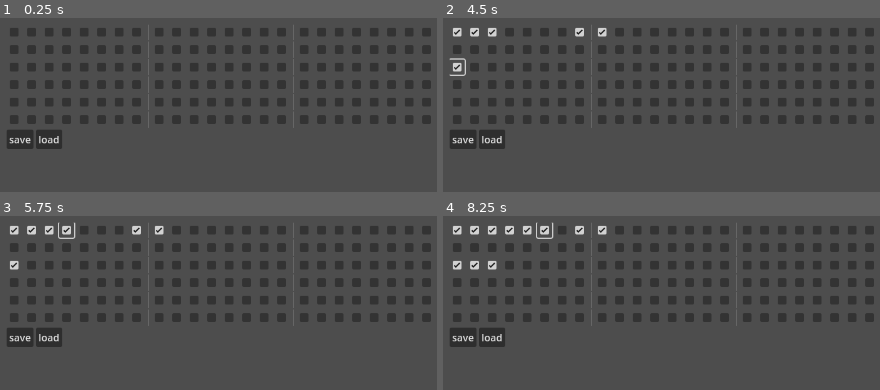
Above: before the commit, frames 1-4 (two rows, left to right).
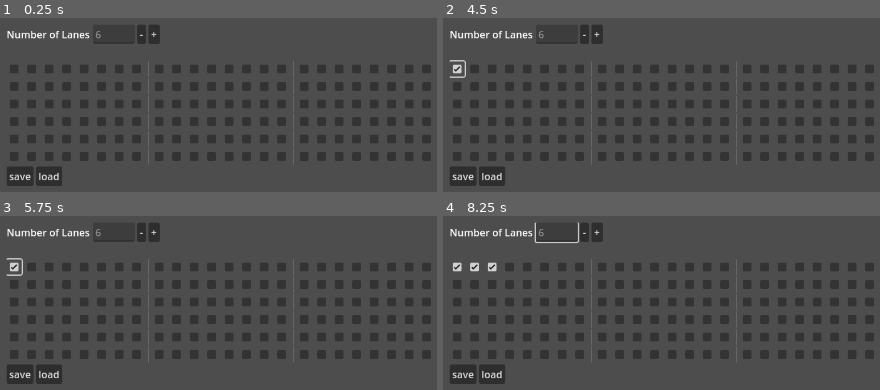
Above: after the commit, the same moments.

Repository: uniqueusername/duck-
Game: Godot game, scene res://scenes/levels/map_editor.tscn
The game is run twice, just before and just after one commit, with the same random seed, the same clock (stepped at 60 frames per second) and the same inputs. This scene is started directly instead of the project's main scene.
Inputs (mouse positions are in pixels of both pictures, inside the frame that each line leads up to):
- Up to frame 1 (0.25 s): no input
- Up to frame 2 (4.5 s): click (582, 33) at 0.5 s, where only the run after the commit has a clickable "-"; click (595, 33) at 1.25 s, where only the run after the commit has a clickable "+"; click (456, 31) at 2.02 s; click (473, 31) at 2.77 s; click (491, 31) at 3.52 s; click (456, 68) at 4.27 s
- Up to frame 3 (5.75 s): click (65, 229) at 5.02 s
- Up to frame 4 (8.25 s): click (473, 266) at 5.77 s; click (526, 229) at 6.52 s; click (491, 266) at 7.27 s; click (543, 229) at 8.02 s

The runs differ from the first frame. In frame 1, 13% of the frame differs, in the area x 1-99%, y 4-97%; in frame 2, 13%; in frame 3, 13%; in frame 4, 14%, in the area x 1-99%, y 3-97%.

Commit message:
add lane count adjuster

Diff:
--- a/scenes/levels/map_editor.tscn
+++ b/scenes/levels/map_editor.tscn
@@ -24,6 +24,28 @@
 layout_mode = 2
 script = ExtResource("1_3udfa")
 file_selector = NodePath("../../../../FileDialog")
+
+[node name="lane_count" type="HBoxContainer" parent="CanvasLayer/MarginContainer/ScrollContainer/editor"]
+layout_mode = 2
+
+[node name="label" type="Label" parent="CanvasLayer/MarginContainer/ScrollContainer/editor/lane_count"]
+layout_mode = 2
+text = "Number of Lanes"
+
+[node name="counter" type="LineEdit" parent="CanvasLayer/MarginContainer/ScrollContainer/editor/lane_count"]
+layout_mode = 2
+text = "6"
+max_length = 2
+editable = false
+expand_to_text_length = true
+
+[node name="minus" type="Button" parent="CanvasLayer/MarginContainer/ScrollContainer/editor/lane_count"]
+layout_mode = 2
+text = "-"
+
+[node name="plus" type="Button" parent="CanvasLayer/MarginContainer/ScrollContainer/editor/lane_count"]
+layout_mode = 2
+text = "+"
 
 [node name="lanes" type="VBoxContainer" parent="CanvasLayer/MarginContainer/ScrollContainer/editor"]
 layout_mode = 2
@@ -66,6 +88,8 @@
 root_subfolder = "res://assets/maps/"
 filters = PackedStringArray("*.tres")
 
+[connection signal="pressed" from="CanvasLayer/MarginContainer/ScrollContainer/editor/lane_count/minus" to="CanvasLayer/MarginContainer/ScrollContainer/editor" method="_on_minus_pressed"]
+[connection signal="pressed" from="CanvasLayer/MarginContainer/ScrollContainer/editor/lane_count/plus" to="CanvasLayer/MarginContainer/ScrollContainer/editor" method="_on_plus_pressed"]
 [connection signal="pressed" from="CanvasLayer/MarginContainer/ScrollContainer/editor/buttons/save" to="CanvasLayer/MarginContainer/ScrollContainer/editor" method="_on_save_pressed"]
 [connection signal="pressed" from="CanvasLayer/MarginContainer/ScrollContainer/editor/buttons/load" to="CanvasLayer/MarginContainer/ScrollContainer/editor" method="_on_load_pressed"]
 [connection signal="file_selected" from="FileDialog" to="CanvasLayer/MarginContainer/ScrollContainer/editor" method="_on_file_selected"]
--- a/utility/map_editor.gd
+++ b/utility/map_editor.gd
@@ -4,22 +4,26 @@
 @onready var lanes = {} # map each lane to its checkboxes
 var map: BitMap = BitMap.new() # raw map data
 
-var lane_count: int = 6
+var lane_count: int = 6:
+	set(value):
+		if value < 4: return
+		else: lane_count = value
 var beats: int = 12
 var lpb: int = 2 # lines per beat
 var lines = beats * lpb # total number of lines
 
 func _ready():
-	initialize_map()
+	initialize_map(lane_count)
 
 # generate ui according to map metadata
-func initialize_map():
+func initialize_map(num_lanes: int):
 	# clear existing lanes
-	for child in $lanes.get_children():
-		child.queue_free()
+	for lane in lanes.keys():
+		lane.queue_free()
+	lanes.clear()
 
 	# create new lanes
-	for i in range(lane_count):
+	for i in range(num_lanes):
 		var new_lane = HBoxContainer.new()
 		new_lane.name = "lane" + str(i)
 		lanes[new_lane] = []
@@ -33,8 +37,9 @@
 			lane.add_child(checkbox)
 			lanes.get(lane).append(checkbox)
 
-	map.create(Vector2i(lane_count, lines))
+	map.create(Vector2i(num_lanes, lines))
 
+# load a map from file
 func load_map(path: String):
 	map = load(path)
 
@@ -43,6 +48,7 @@
 		for j in range(boxes.size()):
 			boxes[j].button_pressed = map.get_bit(i, j)
 
+# save current editor state to a file
 func save_map(path: String):
 	for i in range(lanes.keys().size()):
 		var boxes = lanes.get(lanes.keys()[i])
@@ -66,3 +72,13 @@
 		load_map(path)
 
 	file_selector.hide()
+
+func _on_minus_pressed():
+	lane_count -= 2
+	$lane_count/counter.text = str(lane_count)
+	initialize_map(lane_count)
+
+func _on_plus_pressed():
+	lane_count += 2
+	$lane_count/counter.text = str(lane_count)
+	initialize_map(lane_count)
